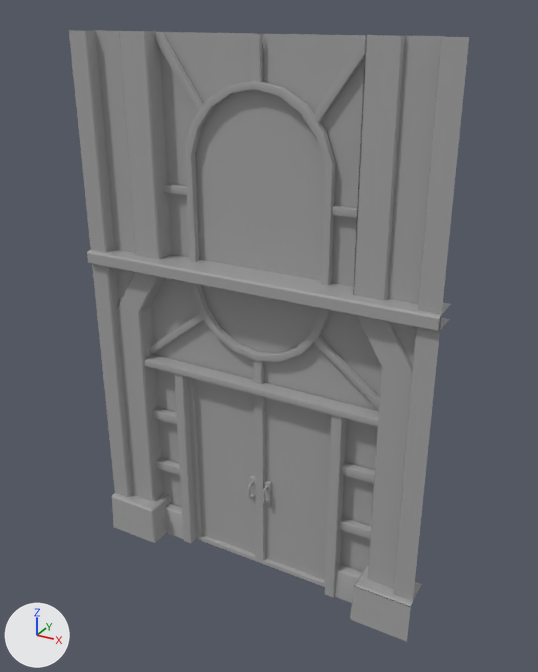
One commit to the FBX model Assets/Art/Enviro/M_atrapy/Mesh/M_A_door_01.fbx: the scene before it, then after it.
One viewpoint serves both versions: a camera (50 mm lens) standing at (5.6, -6.36, 6.21) and looking at (2.15, -0.08, 3.07). Lighting does not change. The marker at lower left points along +X, +Y and +Z. The older version comes first. Where no turn or scale is listed for an object, it has been applied to the vertices.

Objects in the first picture: 'M_A_door_01'.
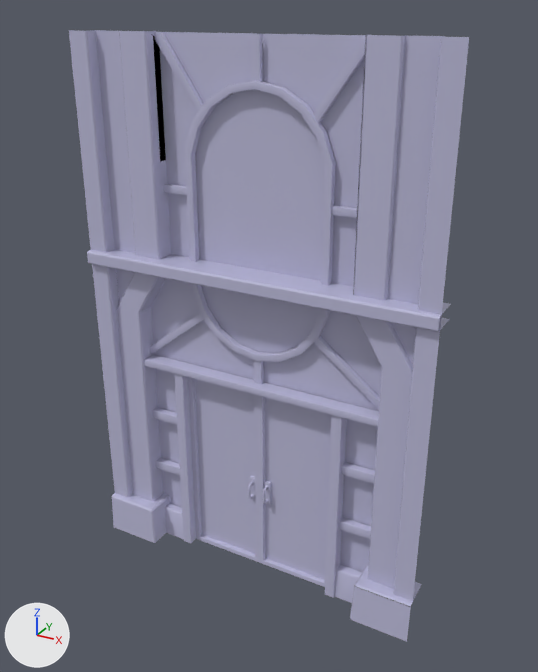
What the commit changed:
Material 'T_M_A' (mat_t_m_a) changes colour from grey #a5a5a5 to pale blue #bebddb; in linear values from (0.376, 0.376, 0.376) to (0.514, 0.506, 0.707).

Location of each change, (x1, y1, x2, y2) in pixels of the pictures (538 x 672 px):
'M_A_door_01', recoloured (grey to pale blue)
    both: (69, 30, 469, 642)
